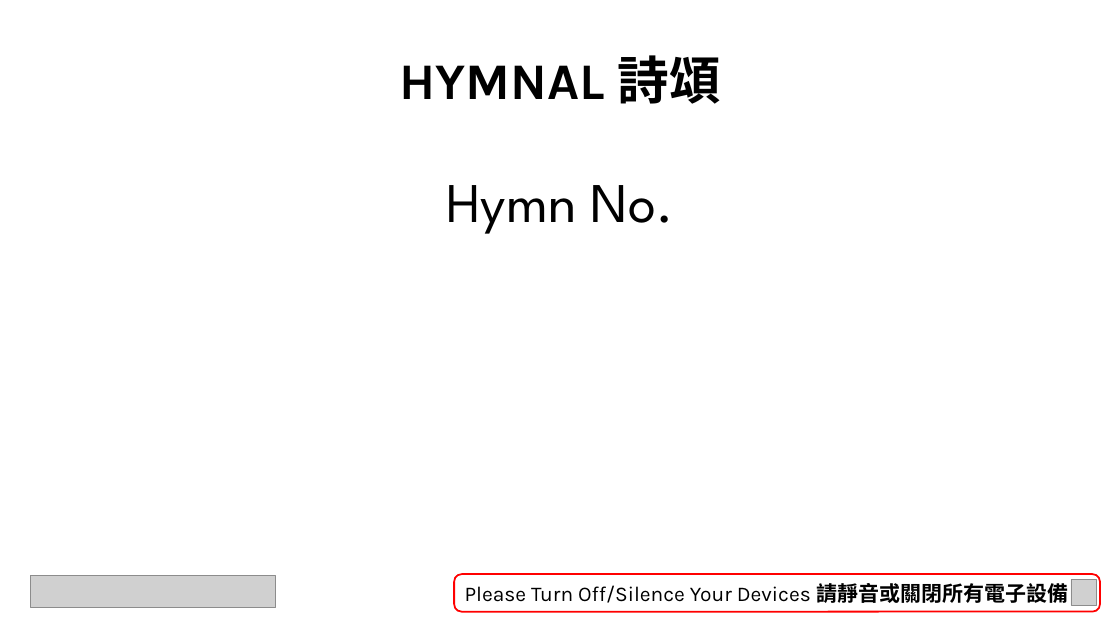
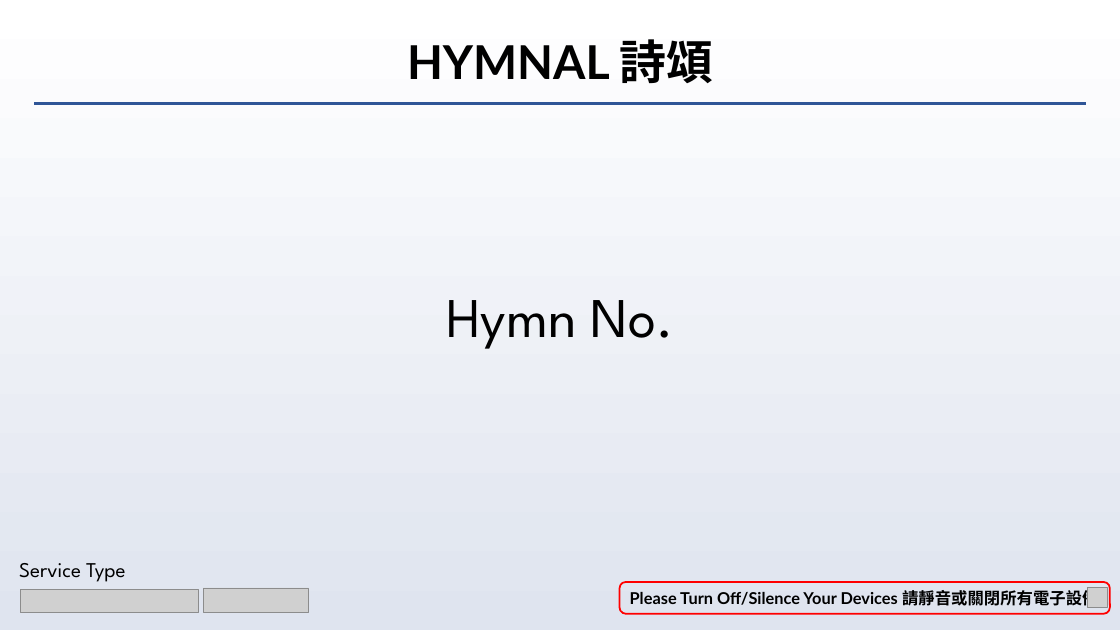
Before and after one commit to calebchanwy/tjc-powerpoint, a slide deck: slide 5 of TJCPowerPoint/Resources/ServiceWidescreen.pptx. Drawn at 1120x630 pixels with LibreOffice and Linux fonts; fonts in the diff are those of the drawing; grey boxes stand for pictures; background and template pictures are left out. Boxes give left, top, right and bottom in pixels: in the first picture for what was removed or moved away, otherwise in the second. Text is boxed around its words. In the diff, an @@ line names an element or a change of style, - is before the commit and + after.

Commit message:
19/01/23 PowerPoint new blue-themed design.
Removal of photo in background
Gradient based background
Lines to separate contents of slides

```diff
--- a/TJCPowerPoint/Resources/ServiceWidescreen.pptx
+++ b/TJCPowerPoint/Resources/ServiceWidescreen.pptx
@@ background picture (left out) to gradient #FFFFFF to #DFE4EF @@
@@ text "HYMNAL 詩頌": place and size @@
-text "HYMNAL 詩頌" at <box>399,55,721,104</box>
+text "HYMNAL 詩頌" at <box>407,39,713,83</box>
@@ text "HYMNAL 詩頌" at <box>407,39,713,83</box>: size 44 to 40 pt, font Karla to Lato @@
@@ line added from (34, 103) to (1086, 103), #2F5597 3 pt @@
@@ text "Hymn No." at <box>446,300,674,349</box>: vertical alignment top to middle @@
@@ text added at <box>19,563,125,582</box>, 18 pt, text #000000 @@
+Service Type
@@ picture added at <box>20,590,199,613</box> @@
@@ picture removed at <box>31,576,276,608</box> @@
@@ picture added at <box>203,588,308,613</box> @@
@@ rounded rectangle "Please Turn Off/Silence Your Devices ...": place and size @@
-rounded rectangle "Please Turn Off/Silence Your Devices ..." at <box>455,574,1101,612</box>
+rounded rectangle "Please Turn Off/Silence Your Devices ..." at <box>620,582,1111,614</box>
@@ rounded rectangle "Please Turn Off/Silence Your Devices ..." at <box>620,582,1111,614</box>: size 18 to 14 pt; font Karla to Lato, bold on in "Please Turn Off/Silence Your Devices"; font Noto Sans CJK TC to Lato in "請靜音或關閉所有電子設備" @@
@@ picture removed at <box>1071,580,1097,606</box> @@
@@ picture added at <box>1088,587,1107,607</box> @@
```
Also in this commit, not shown: 10 other slides changed, 45 other files.
